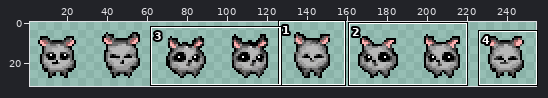
Two states of a pixel-art file, Assets/Art/Sprites/Player/mouse_blink.aseprite. The first picture is a wide view before the edit; the outline marks the close-up.
Close-up. As it was:
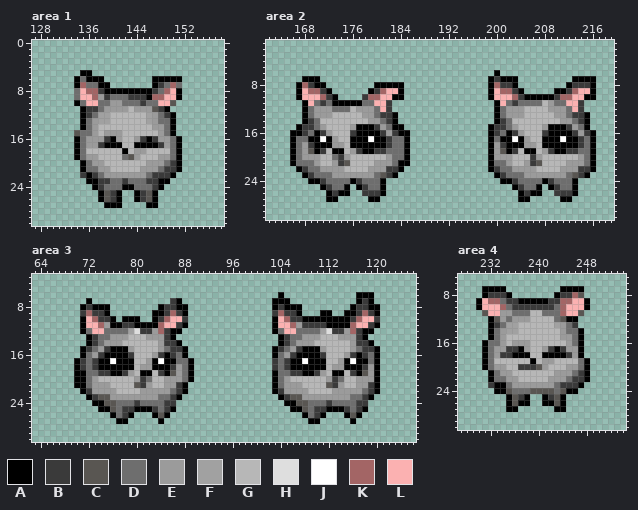
256x34 pixels, 1 frame. Colours within 5 levels of each other are drawn and written as one. Shown: area 1: x 127..158, y 0..30; area 2: x 162..219, y 1..30; area 3: x 63..126, y 3..30; area 4: x 227..254, y 5..30. The wide view leaves out empty margins. The commit also changed other parts of the picture, which this record leaves out.
Palette (. is transparent): A #000000  B #3a3a3a  C #595652  D #6e6e6e  E #9b9b9b  F #a1a1a1  G #b7b7b7  H #dedede  J #ffffff  K #a36565  L #fbb1b1
Pixels before, area 1, first column x 134:
 5 .AA...............
 6 ADAAA........AAAAA
 7 AKDDAA.......ABDKD
 8 DLKKBAAAAAAAABDKLA
 9 DLLKEBDDDBBBAKKLLA
10 ADLLDDEEDDDBDDLLC.
11 .ABBDEEEEGEEECBA..
12 .ABDFFGGGGGGFEDBA.
13 .ADEFFGGGGGGFEDDA.
14 .ADEGGGGGGGGGEEDA.
15 CDDEGEEEGGGGGGEDA.
16 ADEEEBAEGGEBABEEDA
17 ADEEBAAAGGAAAABEDA
18 ADGGGGGGAGEEGGGGDA
19 ADEEGGGGDCEGGGEEDA
20 .ADEEGGGGGGGEEEDBA
21 .ADDEEGGGGGEEEDBBA
22 .BABDEEEEEEEDBBBA.
23 ..AABBDDBDDDBBAA..
24 ...ABDDDAADDDBA...
25 ....ACBA..ABCA....
26 ....ACBA..ABCA....
27 .....AAA....AA....
Pixels before, area 2, first column x 166:
 6 ..................................A................
 7 ..AAA............................ABAAA.........AAAA
 8 .AKBAA........AAAAA..............AKBBA........ABBBA
 9 .ALKKBA......ABKLLA..............ALKKBA.....AABKLLA
10 .ALLLKBA....BKKLLAA..............ALLLKBAAAAABKKLLAA
11 ..ALDBDAAAAADDLLB.................ALDBDDDDGEDDLLB..
12 ..ADEEEDDDGEEEDLB.................ADEEEGGGGEEEDLB..
13 ..ADEEEGGGGGEEDBBA................ADEEEGGGGGEEDBBA.
14 ..ABDGGGGGGGGEEDBA................ABDGGGGGGGGEEDBA.
15 .ABBDEGGGGEAAABEDAA..............ABBDEGGGGEAAABEDA.
16 AABDABEGGGBAAAABEBAA.............ABDABEGGGBAAAABEBA
17 ADDAAJAEGGAAAJAABDDA.............ADAAJAEGGAAAJAABDA
18 ADEBAAAEEGAAAAAABDDA.............AEBAAAEEGAAAAAABDA
19 ADECABGAAGEBAABBDDDA.............AECABGAAGEBAABBDDA
20 ADEEEGGDBEGGGGGGEDDA.............AEEEGGGBEGGGGGGEDA
21 ADDDEGGEBCGGGGEEEDAA.............ADDEGGEBCGGGGEEEDA
22 .ABDDEEEEGGGGEEEBBA..............ABDDEEEEGGGGEEEBBA
23 ..ABDDDEEEEEEEDCBA................ABDDDEEEEEEEDCBA.
24 ...AABDDDDABDDDA...................AABDDDDABDDDA...
25 .....ABDDA.ABDDA.....................ABDDA.ABDDA...
26 ......ABAA..BBBA......................ABAA..BBBA...
27 ......AA.....AA.......................AA.....AA....
Pixels before, area 3, first column x 70:
 6 ..................................A............AAA.
 7 ..A.............BA...............AAA...........ABA.
 8 .ABAAA........ABBAA..............ABAAA........ABBAA
 9 .BKBBA.......AABKBA..............BKBBA...AA..AABKBA
10 .ALKBBA.AAA..ABKLLB..............ALKBBAAAAAAAABKLLB
11 .ALLKEAABBAAAAKLLBA..............ALLKEBBBBAAAAKLLBA
12 .ADLLDDDDFHBBEKBAA...............ADLLDDDDFHBBEKBAA.
13 ..ABDDEEEGGGEEEBA.................ABDDEEEGGGEEEBA..
14 ..ABDEEEGGGGGGEBBA................ABDEEEGGGGGGEBBA.
15 .ABDEBAAAEGGGGEDBBA..............ABDEBAAAEGGGGEDBBA
16 .ADEBAAAABGGGEBABDA..............ADEBAAAABGGGEBABDA
17 ABDBAAJAAAGGEAJAADDA.............BDBAAJAAAGGEAJAADA
18 ABDBAAAAAAGEEAAABEDA.............BDBAAAAAAGEEAAABEA
19 AADDBBAABEGAAGBACEDA.............ADDBBAABEGAAGBACEA
20 AADEGGGGGGEBDGGEEEDA.............ADEGGGGGGEBDGGEEEA
21 AADEEEGGGGCBEGGEEBA..............ADEEEGGGGCBEGGEEBA
22 .ABEEEEGGGGEEEEEDBA..............ABEEEEGGGGEEEEEDBA
23 ..ABCCEEEEEEEEDDBA................ABCCEEEEEEEEDDBA.
24 ...AACCDDDBDDDDBB..................AACCDDDBDDDDBB..
25 ....AACDBBAAABDBA...................AACDBBAAABDBA..
26 ......ADBA...ACA......................ADBA...ACA...
27 .......AA.....A........................AA.....A....
Pixels before, area 4, first column x 230:
 7 .AAAA.........AAAA.
 8 .ABBBA.......ABBKC.
 9 ALKKDBBAAAAABBKKLLA
10 ALLLKDBBBBBBBDKLLLA
11 .CLLEEDDDGGDDDKLLC.
12 ..ACEDEEEGGGGDCAA..
13 ..ABDFFGGGGGGFEDB..
14 ..ADEFFGGGGGGGEDDA.
15 ..ADEGGGGGGGGGEEDA.
16 .ADDEGEEEGGGGGGEDA.
17 .ADEEBBAEGGEBABEEA.
18 .ADEBBAAAGGAAAABEA.
19 .ADGGGGGGAGEEGGGGDA
20 .ADEEGGBBBCEGGGEEDA
21 ..ADEEGGGGGGGEEEDBA
22 ..ADDEEGGGGGEEEDBBA
23 ..BAADEEEEEEEDBBBA.
24 ...AACDDDCCCCDCAA..
25 .....ACBA..ABCA....
26 .....ACAA..AACA....
27 .....AA......AA....
After the commit:
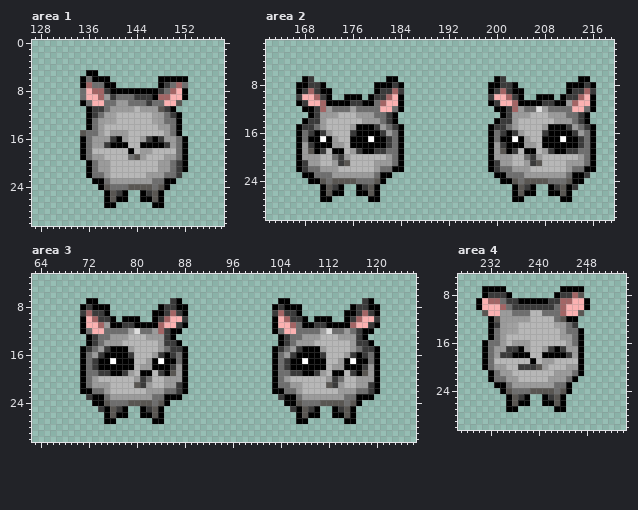
Difference:
Changed rows in their new state; - is an unchanged pixel.
Area 1:
first column x 134:
 5 -.-A---------------
 6 .AD--A-------.----A
 7 .AK-D-A------.ABDKD
 8 .DL-KB-------ABDKLA
 9 .D-LKEB--D--BA-K-LA
10 .AD-L-D-E--DB-D-LC-
11 -.A-BD---EG--ECBA--
12 -.ABD-F-----GFEDBA-
13 -.ADE-F-----GFE-DA-
14 -.ADE--------G-EDA-
15 .C-DEG--E-----GEDA-
16 .AD--EBAE-GEBAB-EDA
17 .AD-EB--A-G---ABEDA
18 .AD-----GAG-E---GDA
19 .AD-E---GDCE--G-EDA
20 -.AD-E------GG-EDBA
21 -.A--------GGGEEDBA
22 -.-D--GGGGGGEEEDDB-
23 --.-ADEEEEEEEDD-A--
24 ---.AC--DCCCCDCA---
25 ----.ACBA-.ABCA----
26 ----.AC-A-.AACA----
27 -------.----.-A----
Area 2:
first column x 166:
 6 ----------------------------------.----------------
 7 ---B.-----------AA---------------.AB..---------.--.
 8 --A-B------------B----------------A------------AA--
 9 --B-BA-------.ABBKB---------------B-BA------..ABBKB
10 -B--KBA.-AAA.ABBKL---------------B--KBA..---.ABBKL-
11 -AB-LKA---BBAADKLLA--------------AB-LKAAAABBAAEKLLA
12 ---ABK----FDDD--LDA----------------ABK-DDHFDDD--LDA
13 --.AB--E---E---D------------------.AB--E---E---D---
14 ----BE------E-----------------------BE------E------
15 -----------------B-------------------------------BA
16 .-DB-------------D-.--------------DB-------------D-
17 .A----------------A.-------------------------------
18 .A----------------A.-------------------------------
19 .A----------------A.-------------------------------
20 .A----------------A.-------------------D-----------
21 .ABE---------------.--------------BE---------------
22 --------G----G-DDA----------------------G----G-DDA-
23 ---A-----------AA.-----------------A-----------AAB-
24 -----C-CCCCD--C----------------------C-CCCCD--C-A--
25 ------CBA.---CA.----------------------CBA.---CAB---
26 -----ACA-.-AACA.---------------------ACA-.-AACA.---
27 -----A-.-----------------------------A-.-----------
Area 3:
first column x 73:
 6 -------------------------------.------------...
 7 A-----------------------------.-------------.--
 9 --------------------------------------..-------
10 ------------------------------------.---..-----
11 ----------------------------------DAA----------
12 --------DD------------------------------DD-D---
first column x 70:
17 .A----------------A.-------------A---------------
18 .A----------------A.-------------A---------------
19 .-----------------A.-----------------------------
20 .-----------------A.-----------------------------
21 .----------------------------------D-------------
22 --ADD-G----G---D------------------ADD-G----G---D-
23 --BAAD-------D-AA-----------------BAAD-------D-AA
24 ------D--CCCC-CA.---------------------D--CCCC-CA.
25 ----B--BA..-BCA..-------------------B--BA..-BCA..
26 -----ACAA.-AACA.---------------------ACAA.-AACA.-
27 -----AA..----A-----------------------AA..----A---
Area 4:
first column x 234:
12 -E
13 E-
first column x 232:
19 ---------------A.
20 ---------------A.
21 ---------------A.
22 --------------A..
23 .-----------DA..-
24 -.------------.--
